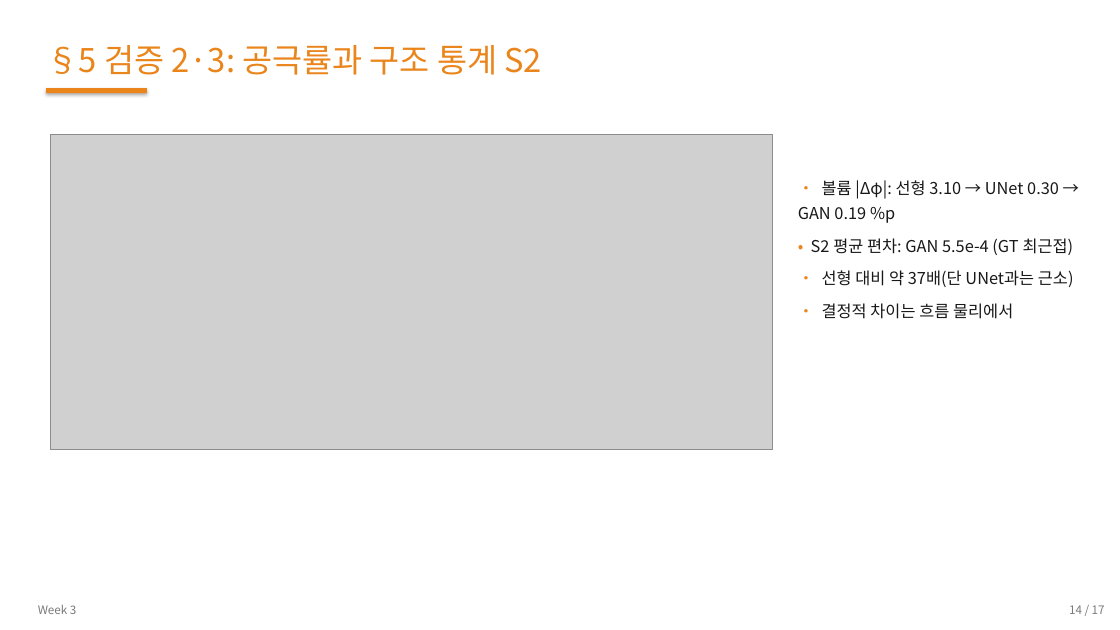
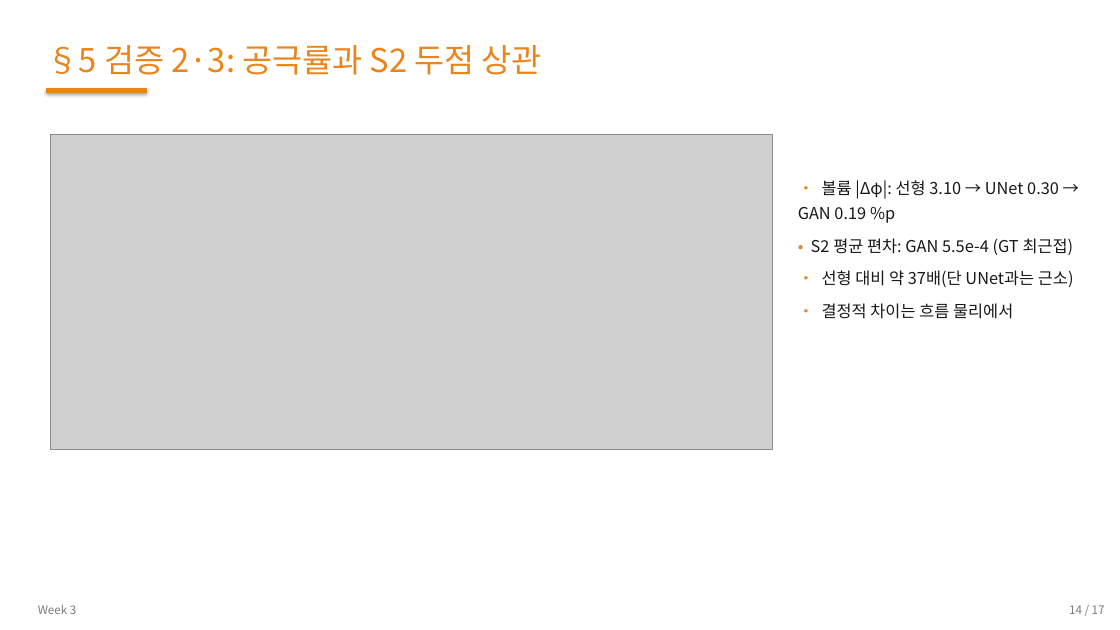
Before and after one commit to 01willy/Digital_rock_DL_Education, a slide deck: slide 14 of web/downloads/shared/w3/W3.pptx. Drawn at 1120x630 pixels with LibreOffice and Linux fonts; fonts in the diff are those of the drawing; grey boxes stand for pictures. Boxes give left, top, right and bottom in pixels: in the first picture for what was removed or moved away, otherwise in the second. Text is boxed around its words. In the diff, an @@ line names an element or a change of style, - is before the commit and + after.

```diff
--- a/web/downloads/shared/w3/W3.pptx
+++ b/web/downloads/shared/w3/W3.pptx
@@ text at <box>46,45,542,75</box>: text changed @@
-§5 검증 2·3: 공극률과 구조 통계 S2
+§5 검증 2·3: 공극률과 S2 두점 상관
```
Also in this commit, not shown: 15 other slides changed, 13 other files.
